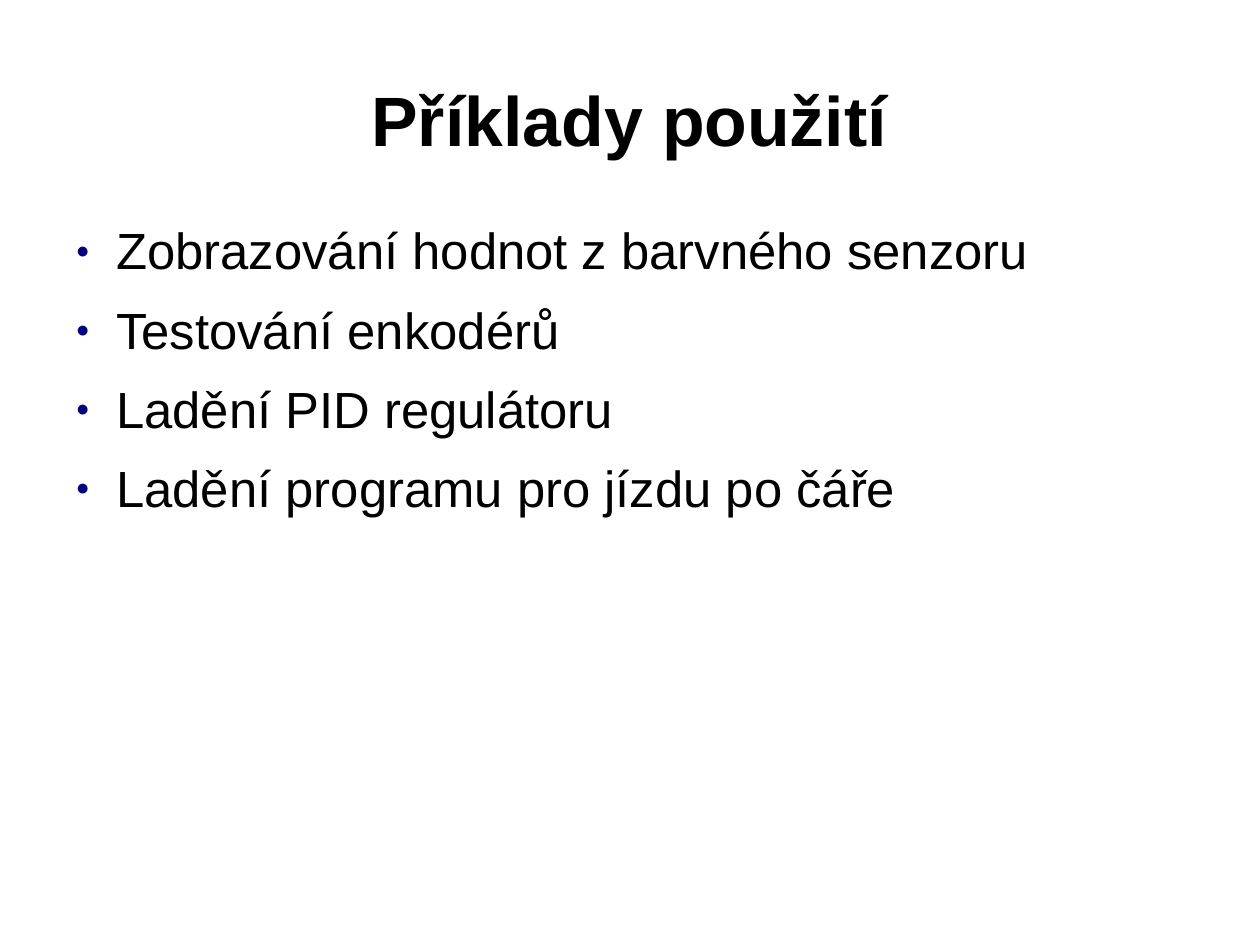
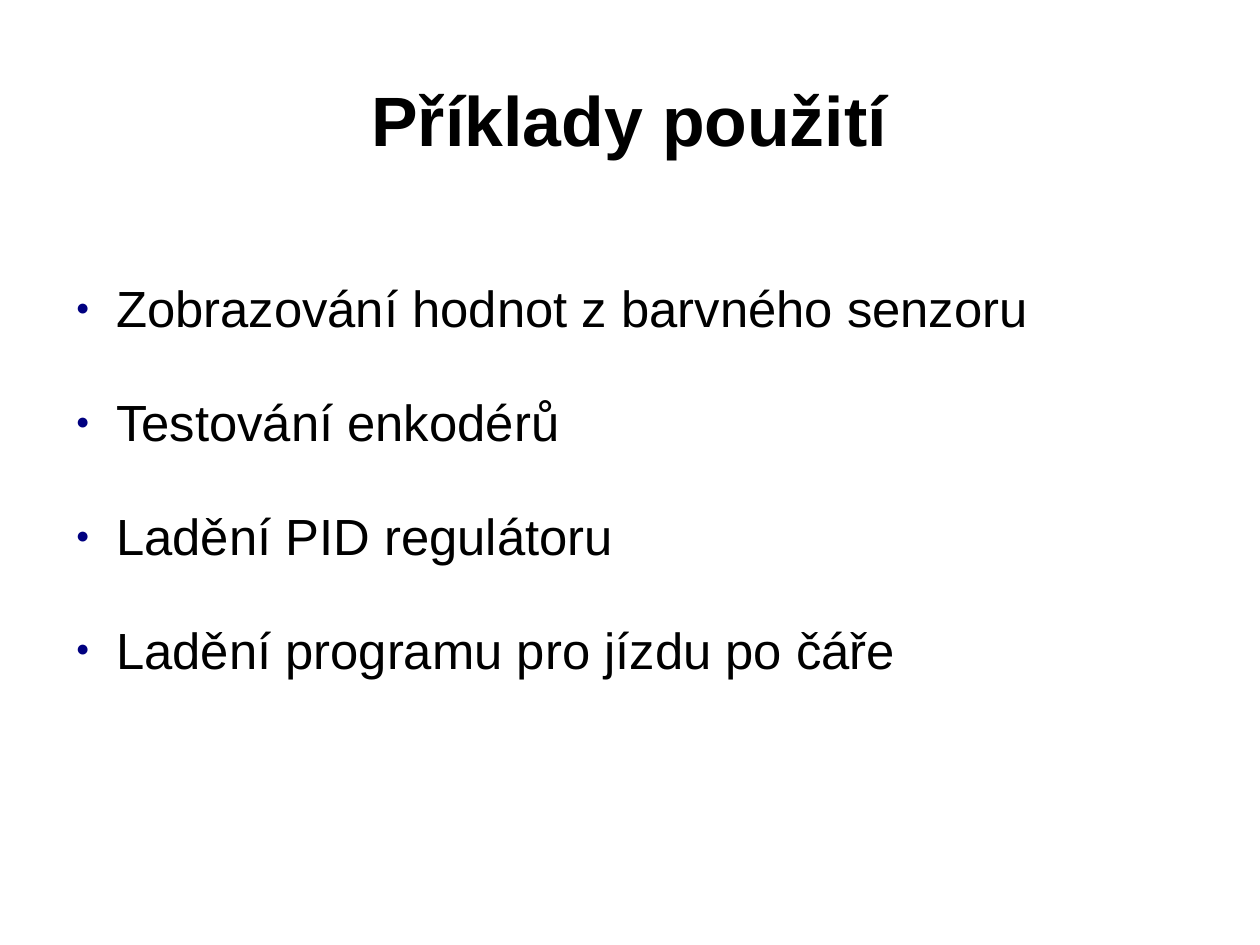
Before and after one commit to Tasssadar/soc, a slide deck: slide 8 of prezentace.ppt. Drawn at 1260x945 pixels with LibreOffice and Linux fonts; fonts in the diff are those of the drawing; background and template pictures are left out. Boxes give left, top, right and bottom in pixels: in the first picture for what was removed or moved away, otherwise in the second. Text is boxed around its words. In the diff, an @@ line names an element or a change of style, - is before the commit and + after.

```diff
--- a/prezentace.ppt
+++ b/prezentace.ppt
@@ text "Zobrazování hodnot z barvného senzoru": place and size @@
-text "Zobrazování hodnot z barvného senzoru" at [116,231,1028,517]
+text "Zobrazování hodnot z barvného senzoru" at [116,289,1028,679]
@@ text "Zobrazování hodnot z barvného senzoru" at [116,289,1028,679]: line spacing 0.93 to 1.5 @@
```
Also in this commit, not shown: 3 other slides changed, 1 slide added, 1 slide removed, 5 other files.
